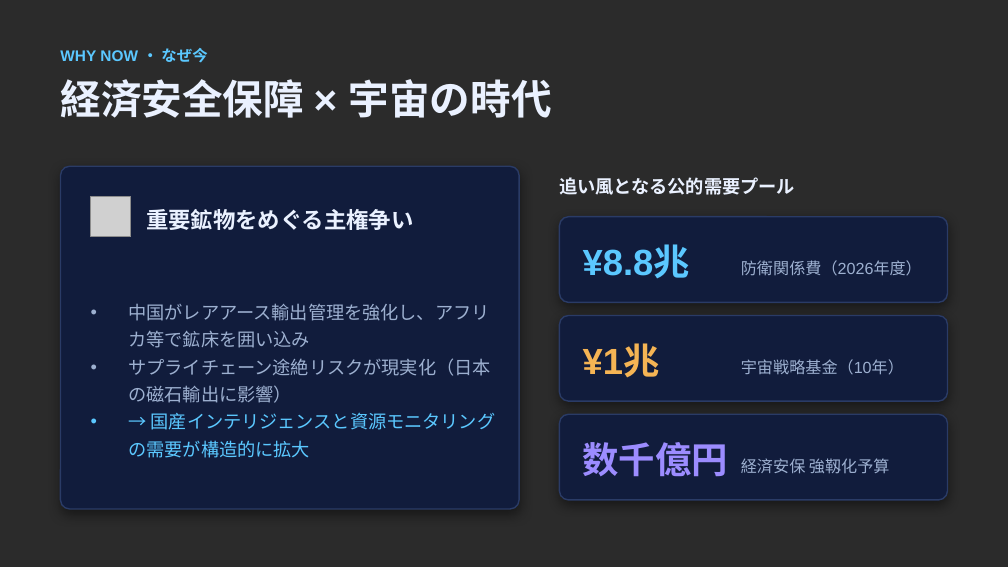
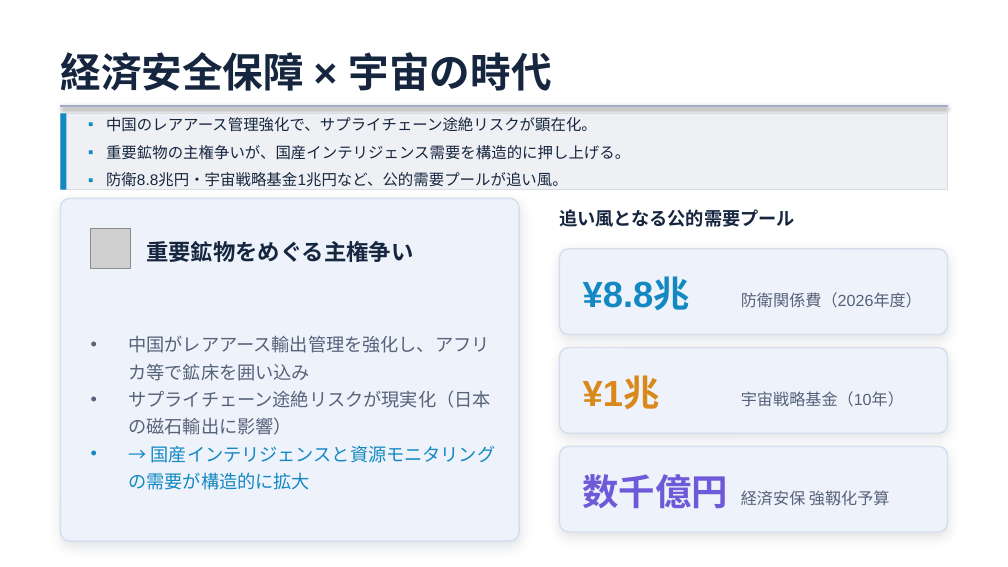
Before and after one commit to Hiroyuki-01/identity_academy_vc, a slide deck: slide 5 of template/identity_academy_vc課題_A班.pptx (slide 4 before the commit). Drawn at 1008x567 pixels with LibreOffice and Linux fonts; fonts in the diff are those of the drawing; grey boxes stand for pictures; background and template pictures are left out; a plain dark background stands for a picture behind light text. Boxes give left, top, right and bottom in pixels: in the first picture for what was removed or moved away, otherwise in the second. Text is boxed around its words. In the diff, an @@ line names an element or a change of style, - is before the commit and + after.

```diff
--- a/template/identity_academy_vc課題_A班.pptx
+++ b/template/identity_academy_vc課題_A班.pptx
@@ background picture (left out) to #FFFFFF @@
@@ text "経済安全保障 × 宇宙の時代": place and size @@
-text "経済安全保障 × 宇宙の時代" at <box>60,79,552,118</box>
+text "経済安全保障 × 宇宙の時代" at <box>60,52,552,91</box>
@@ text removed at <box>60,48,207,63</box> @@
-WHY NOW ・ なぜ今
@@ line added from (60, 106) to (948, 106), #9FAEC6 1.5 pt @@
@@ rectangle added at <box>60,114,948,191</box>, fill #EEF0F4, outline #D7DCE5 0.75 pt, 11 pt, text #16263F @@
+▪ 中国のレアアース管理強化で、サプライチェーン途絶リスクが顕在化。
+▪ 重要鉱物の主権争いが、国産インテリジェンス需要を構造的に押し上げる。
+▪ 防衛8.8兆円・宇宙戦略基金1兆円など、公的需要プールが追い風。
@@ rectangle added at <box>60,114,67,191</box>, fill #1488C2 @@
@@ text colour #EAF1FF to #16263F in 3 elements at <box>60,52,552,91</box>, <box>146,241,413,262</box>, <box>559,209,794,227</box> @@
@@ text "¥8.8兆" at <box>583,279,690,311</box>: text colour #5BC8FF to #1488C2 @@
@@ text "中国がレアアース輸出管理を強化し、アフリカ等で鉱床を囲い込み" at <box>129,335,496,490</box>: text colour #9DB0D0 to #56627A in "中国がレアアース輸出管理を強化し、アフリカ等で鉱床を囲い込み", "サプライチェーン途絶リスクが現実化（日本の磁石輸出に影響）"; text colour #5BC8FF to #1488C2 in "→ 国産インテリジェンスと資源モニタリングの需要が構造的に拡大"; bullet colour #9DB0D0 to #56627A; bullet colour #5BC8FF to #1488C2 @@
@@ 6 texts, 2 rounded rectangles, 1 picture: place and size @@
-6 texts, 2 rounded rectangles, 1 picture at <box>91,197,948,458</box>
+6 texts, 2 rounded rectangles, 1 picture at <box>91,229,948,490</box>
@@ fill #111C3C to #EEF3FB; outline #2A3B66 1 pt to #D5DEEC 1 pt; shadow changed in 4 elements at <box>60,199,519,541</box>, <box>559,249,948,335</box>, <box>559,447,948,532</box>, <box>559,348,948,433</box> @@
@@ text "¥1兆" at <box>583,378,660,410</box>: text colour #F5B454 to #D9881C @@
@@ 3 texts, 2 rounded rectangles: place and size @@
-3 texts, 2 rounded rectangles at <box>60,166,948,509</box>
+3 texts, 2 rounded rectangles at <box>60,199,948,541</box>
@@ text "数千億円" at <box>583,474,729,508</box>: text colour #9C8CFF to #6E5AD9 @@
@@ text colour #9DB0D0 to #56627A in 3 elements at <box>741,292,922,308</box>, <box>741,391,904,407</box>, <box>741,490,890,506</box> @@
```
Also in this commit, not shown: 8 other slides changed, 1 slide added, 7 other files.
